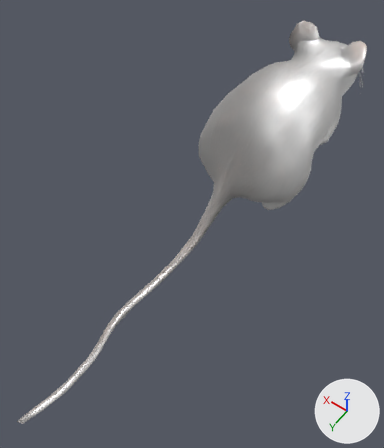
Renders of the Blender file vertex_animation_texture/Data/BlendFiles/mouse.blend from each side of a commit.
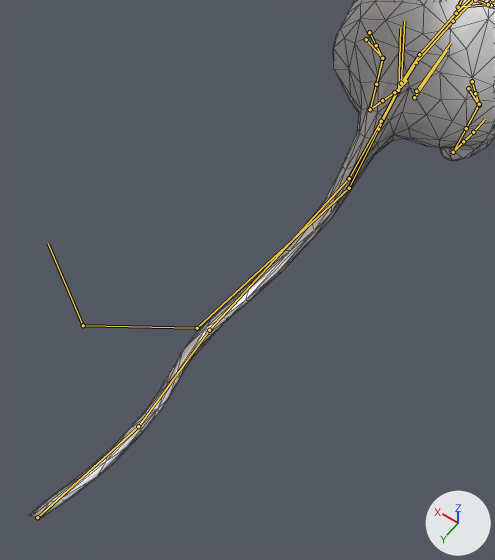
Old and new are each drawn whole from a 50 mm lens placed at (-0.623, 1.389, 1.584), pointed at (0.037, 0.466, 0.134) and again close up on the part from 0% to 77% of the width and 25% to 100% of the height. The axes (+X, +Y, +Z) are drawn at lower right. The lights are the same throughout. Both versions are drawn at frame 8 of the action 'Idle'; the numbers are the values there. The bones that bend it are drawn over the model as lines in the close-ups. The close-ups show mesh edges as thin lines.

The first close-up shows 'Mouse'.
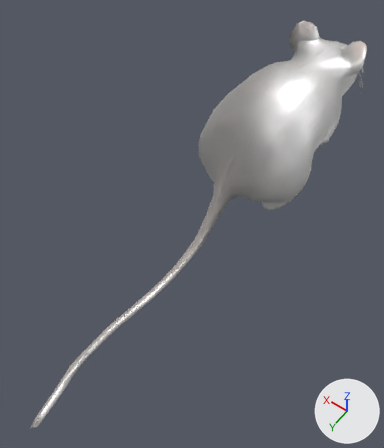
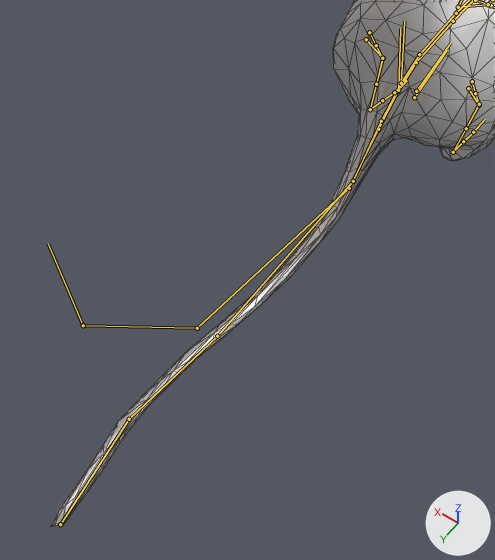
Commit message: Worked on idle.

Boxes [x1, y1, x2, y2] around the edits, measured in the close-ups (495 x 560 px):
'Mouse', posed: before [28, 0, 495, 520]; after [51, 0, 495, 527]

Diff of the bpy script that builds the scene:
```diff
--- a/vertex_animation_texture/Data/BlendFiles/mouse.blend.py
+++ b/vertex_animation_texture/Data/BlendFiles/mouse.blend.py
@@ bone_spine_003 @@
 bone_spine_003 = bpy.data.objects['rig'].pose.bones['spine.003']  # child of 'MCH-ROT-tail'
-bone_spine_003.rotation_quaternion = (0.999, 0.0, 0.009, -0.025)  # degrees (0, 1, -3)
+bone_spine_003.rotation_quaternion = (1.0, 0.001, -0.005, 0.015)  # degrees (0, -1, 2)
@@ bone_spine_002 @@
 bone_spine_002 = bpy.data.objects['rig'].pose.bones['spine.002']  # child of 'spine.003'
-bone_spine_002.rotation_quaternion = (0.997, 0.011, 0.003, 0.076)  # degrees (1, 0, 9)
+bone_spine_002.rotation_quaternion = (0.998, 0.01, 0.009, 0.045)  # degrees (1, 1, 5)
@@ bone_spine_001 @@
 bone_spine_001 = bpy.data.objects['rig'].pose.bones['spine.001']  # child of 'spine.002'
-bone_spine_001.rotation_quaternion = (0.87, -0.087, 0.132, 0.462)  # degrees (-2, 18, 56)
+bone_spine_001.rotation_quaternion = (0.912, -0.05, 0.134, 0.378)  # degrees (1, 16, 45)
@@ bone_spine @@
 bone_spine = bpy.data.objects['rig'].pose.bones['spine']  # child of 'spine.001'
-bone_spine.rotation_quaternion = (0.872, 0.222, -0.091, 0.419)  # degrees (20, -20, 48)
+bone_spine.rotation_quaternion = (0.746, 0.121, 0.017, 0.651)  # degrees (12, -8, 81)
```
